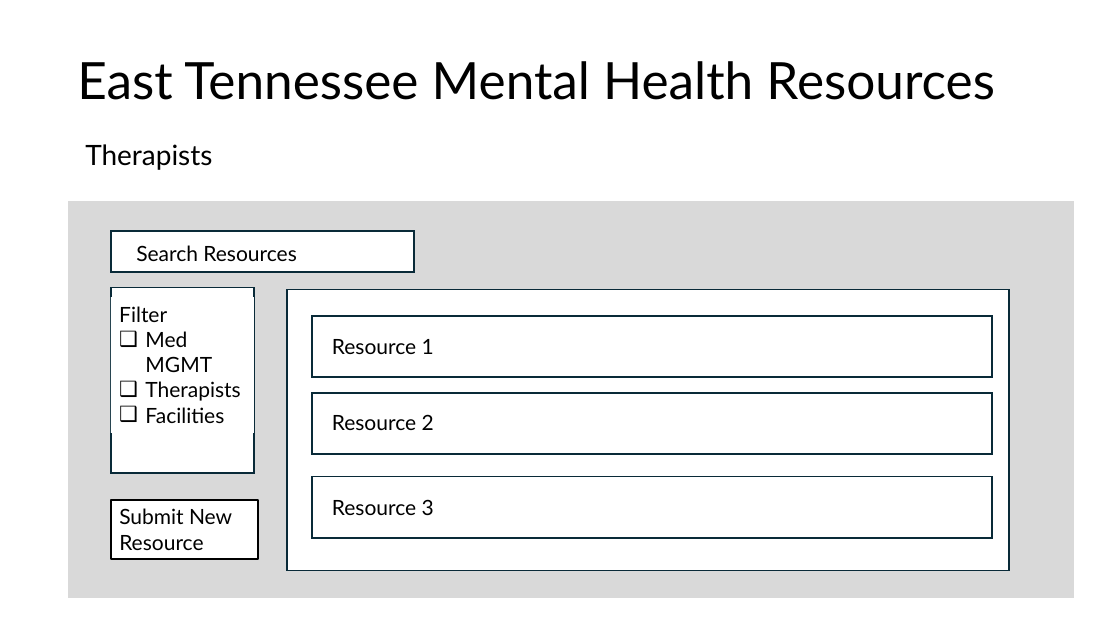
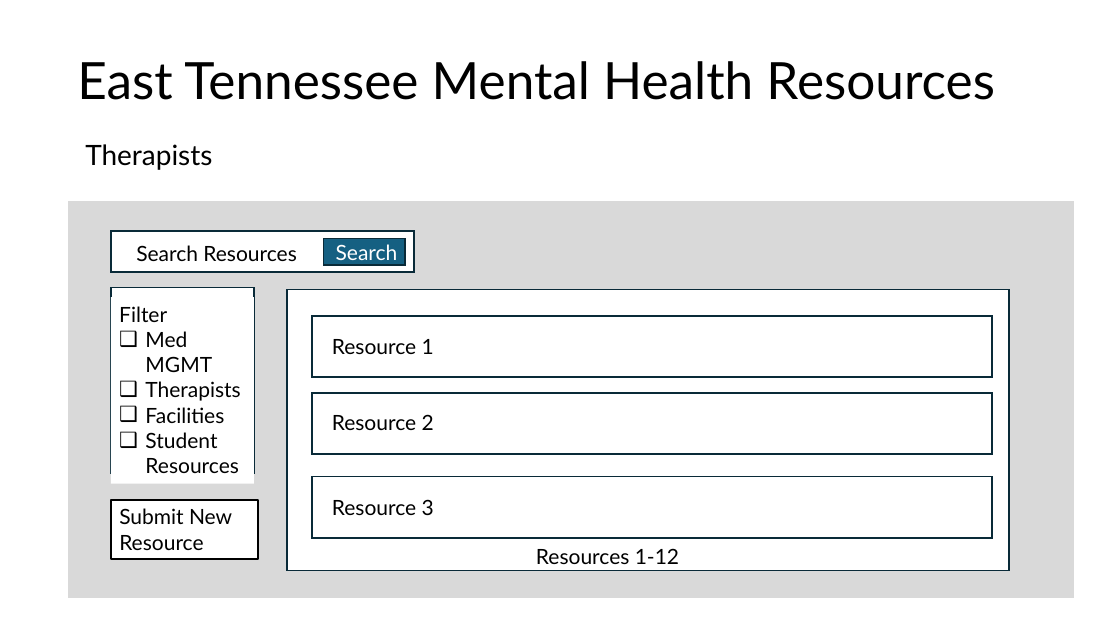
Before and after one commit to ReislerJ/East_TN_MH_Resources, a slide deck: slide 3 of Mock Slides.pptx. Drawn at 1120x630 pixels with LibreOffice and Linux fonts; fonts in the diff are those of the drawing; background and template pictures are left out. Boxes give left, top, right and bottom in pixels: in the first picture for what was removed or moved away, otherwise in the second. Text is boxed around its words. In the diff, an @@ line names an element or a change of style, - is before the commit and + after.

```diff
--- a/Mock Slides.pptx
+++ b/Mock Slides.pptx
@@ rectangle added at [323, 239, 405, 265], fill #156082, outline #092A39 1.5 pt @@
@@ text added at [336, 244, 398, 265], 18 pt, text #FFFFFF @@
+Search
@@ rectangle "Filter": place and size @@
-rectangle "Filter" at [111, 297, 254, 434]
+rectangle "Filter" at [111, 297, 254, 484]
@@ text in rectangle at [145, 432, 238, 473]: paragraph added @@
+❑ Student Resources
@@ text added at [536, 548, 679, 564], 18 pt, text #000000 @@
+Resources 1-12
```
Also in this commit, not shown: 4 other slides changed.
